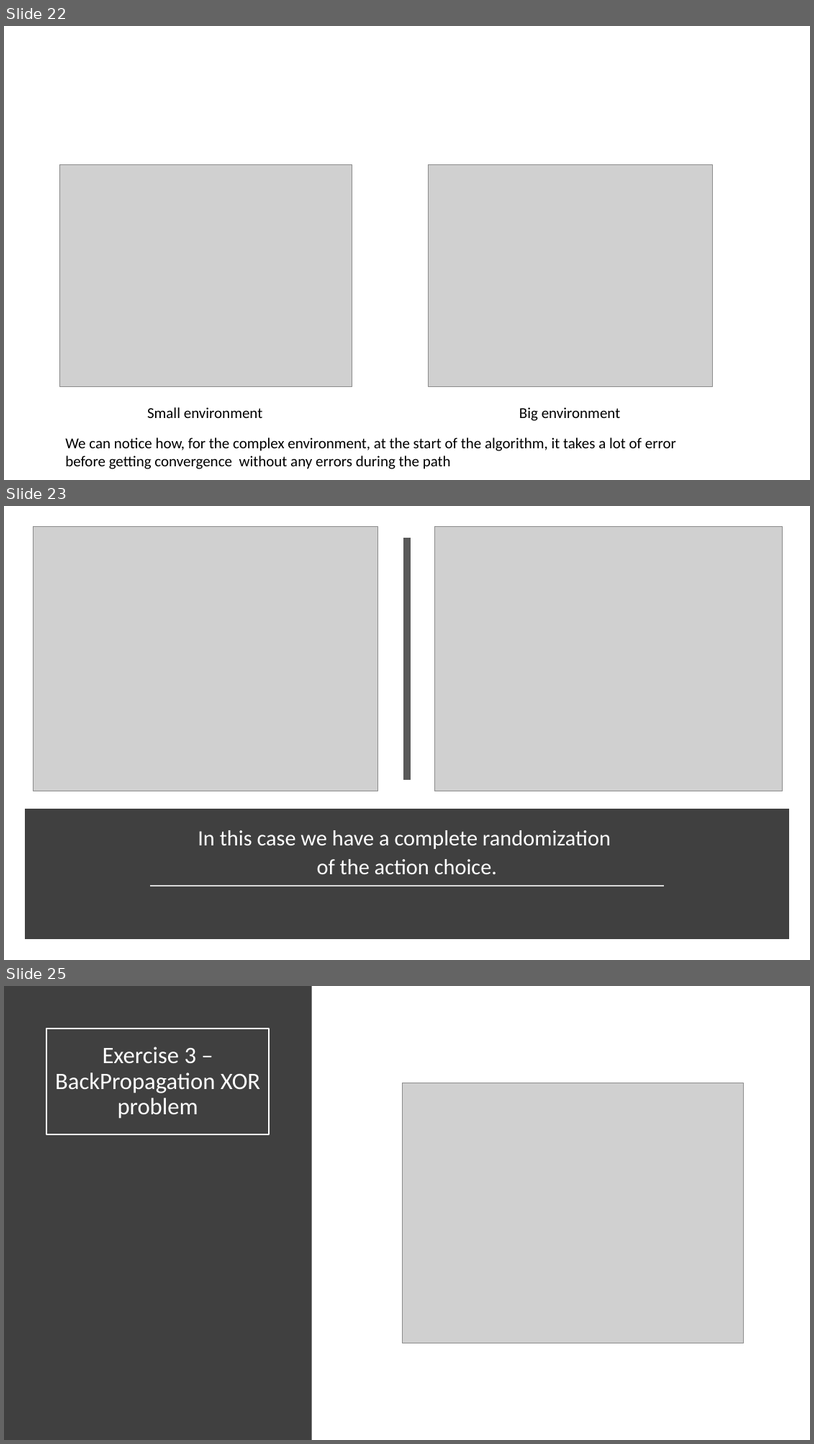
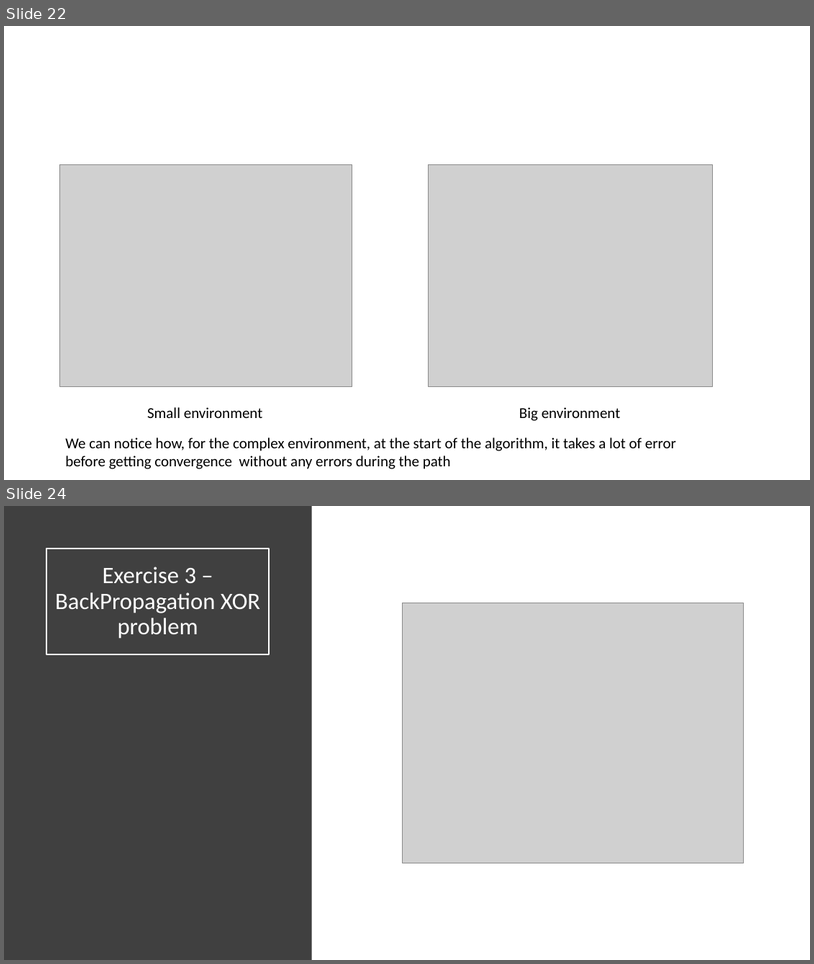
Before and after one commit to mpiffari/ReinforcementLearning2019, a slide deck: Presentation/SDU_SummerSchool_Presentation.pptx. Shown one above the other, each under a label of ours: slides 22, 23 and 25 before the commit, slides 22 and 24 after it; the slides between them are not shown. The pictures are 814x1444 and 814x964 pixels, drawn with LibreOffice and Linux fonts; fonts in the diff are those of the drawing; grey boxes stand for pictures. Boxes give left, top, right and bottom in pixels: in the first picture for what was removed or moved away, otherwise in the second. Text is boxed around its words. In the diff, an @@ line names an element or a change of style, - is before the commit and + after.

```diff
--- a/Presentation/SDU_SummerSchool_Presentation.pptx
+++ b/Presentation/SDU_SummerSchool_Presentation.pptx
@@ slide 23 removed at [4, 506, 810, 960], background #FFFFFF @@
@@ picture removed at [34, 527, 378, 791] @@
@@ picture removed at [435, 527, 782, 791] @@
@@ line removed from (407, 538) to (407, 780) @@
@@ rectangle removed at [28, 813, 786, 935] @@
@@ text removed at [198, 830, 611, 874] @@
-In this case we have a complete randomization
-of the action choice.
@@ line removed from (150, 886) to (665, 886) @@
@@ what was slide 25 is now slide 24 @@
```
Also in this commit, not shown: 13 slides changed, 8 slides added, 4 other slides removed, 4 other files.
